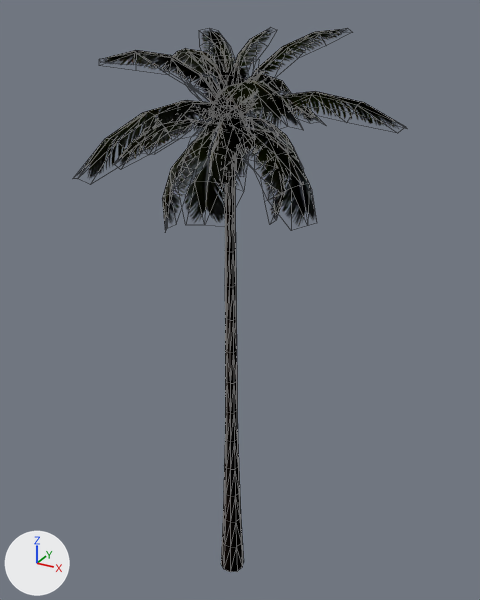
A saved change to the glTF model SampleBrowser/Assets/PalmTree/palm_tree.glb.
Camera for both pictures: a 50 mm lens placed at (2.21, -3.89, 4.51), pointed at (0.07, 0.01, 2.56). Every picture has the same lights, and +X, +Y and +Z are marked at lower left. Mesh edges are drawn as thin lines. Where no turn or scale is listed for an object, it has been applied to the vertices. Vertices at the same position are counted once.

Names of what the first picture shows: 'palm_tree'.
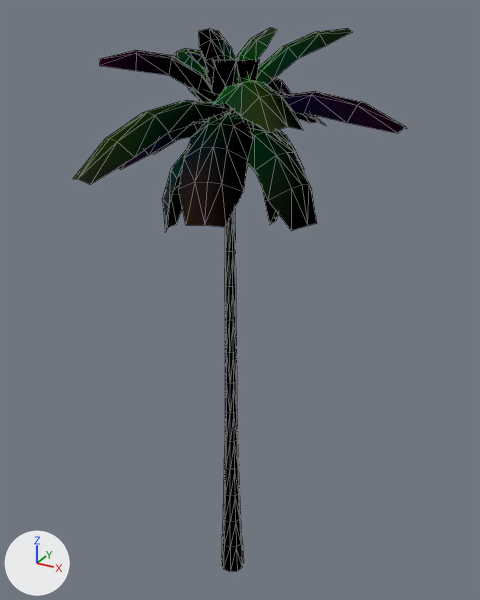
The newer file is also rescaled (x100.0), turned or shifted as a whole; pictures and numbers use the older file's frame.

The change, as a list of edits to the scene's bpy script:
```text
Change mat_02___default:
    remove n2 = _N.new('ShaderNodeTexImage'); n2.name = 'Image Texture'
    remove n2.image = img_diffus_tga
    add n3 = _N.new('ShaderNodeVertexColor'); n3.name = 'Color Attribute'
    where n0 = _N.new('ShaderNodeBsdfPrincipled'); n0.name = 'Principled BSDF'
    remove _L.new(n2.outputs[0], n0.inputs[0])  # 'Color' to 'Base Color'
    remove _L.new(n2.outputs[1], n0.inputs[4])  # 'Alpha' to 'Alpha'
    add _L.new(n3.outputs[0], n0.inputs[0])  # 'Color' to 'Base Color'
Add mat_material__13:
    mat_material__13 = bpy.data.materials.new('Material #13')
    mat_material__13.use_nodes = True; mat_material__13.node_tree.nodes.clear()
    _N = mat_material__13.node_tree.nodes; _L = mat_material__13.node_tree.links
    n0 = _N.new('ShaderNodeBsdfPrincipled'); n0.name = 'Principled BSDF'
    n0.inputs[1].default_value = 0.4  # 'Metallic'
    n0.inputs[2].default_value = 0.707  # 'Roughness'
    n1 = _N.new('ShaderNodeOutputMaterial'); n1.name = 'Material Output'
    n2 = _N.new('ShaderNodeVertexColor'); n2.name = 'Color Attribute'
    _L.new(n0.outputs[0], n1.inputs[0])  # 'BSDF' to 'Surface'
    _L.new(n2.outputs[0], n0.inputs[0])  # 'Color' to 'Base Color'
Change me_palm_tree:
    where me_palm_tree.from_pydata(...)  # 724 vertices, 1032 faces; spans x -0.82..1.17, y -1.11..0.87, z 0.0..4.4
    used by ob_palm_tree; location = (-0.009, 0.003, 0.0)
    me_palm_tree part 1
    22 faces are deleted
    2 new faces join them, mat_02___default
    20 new faces join them, mat_material__13
    me_palm_tree part 2: 596 faces spanning x -0.82..1.17, y -1.11..0.87, z 3.07..4.4 switch from mat_02___default (picture img_diffus_tga) to mat_material__13
```

Changed parts and their boxes (x1, y1, x2, y2) in the pictures (480 x 600 px; the box of a moved part takes in the faces that stretch with it):
'palm_tree', surface changed
    both: (73, 28, 406, 572)
part 1 of me_palm_tree, moved or reshaped
    before: (201, 74, 245, 113)
    after: (194, 74, 223, 107)
part 2 of me_palm_tree, recoloured
    both: (79, 29, 399, 226)
